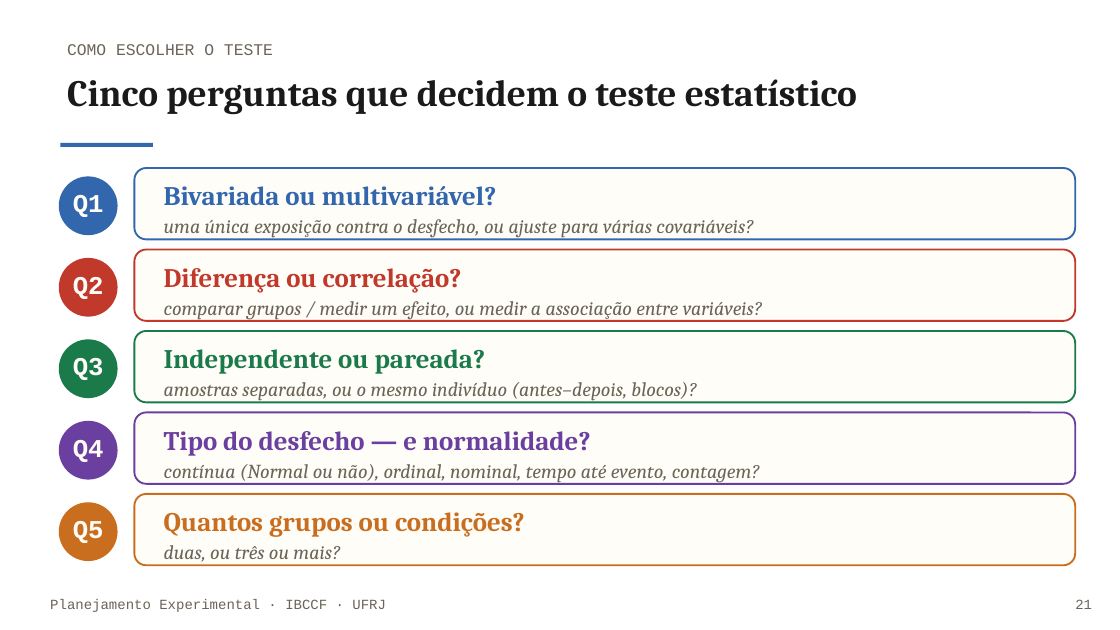
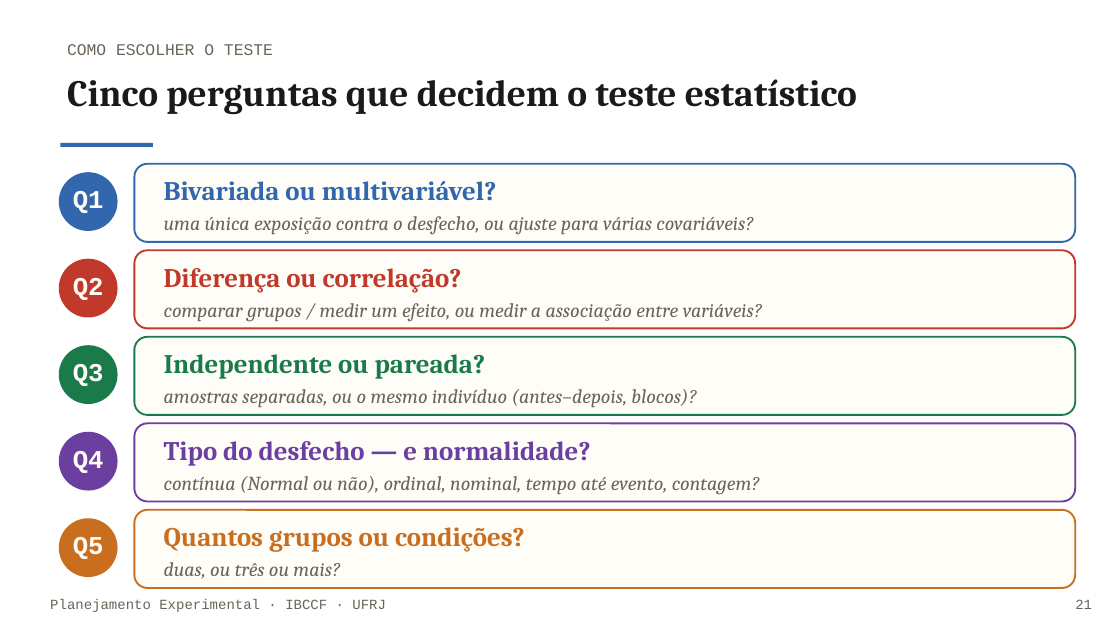
Before and after one commit to monteirotorres/biostat, a slide deck: slide 22 of planejamento_experimental_slides.pptx. Drawn at 1120x630 pixels with LibreOffice and Linux fonts; fonts in the diff are those of the drawing; background and template pictures are left out. Boxes give left, top, right and bottom in pixels: in the first picture for what was removed or moved away, otherwise in the second. Text is boxed around its words. In the diff, an @@ line names an element or a change of style, - is before the commit and + after.

```diff
--- a/planejamento_experimental_slides.pptx
+++ b/planejamento_experimental_slides.pptx
@@ 3 texts, 1 ellipse: place and size @@
-3 texts, 1 ellipse at (59, 176, 753, 239)
+3 texts, 1 ellipse at (59, 172, 753, 235)
@@ rounded rectangle: place and size @@
-rounded rectangle at (134, 168, 1075, 239)
+rounded rectangle at (134, 164, 1075, 242)
@@ rounded rectangle: place and size @@
-rounded rectangle at (134, 250, 1075, 321)
+rounded rectangle at (134, 250, 1075, 329)
@@ 3 texts, 1 ellipse: place and size @@
-3 texts, 1 ellipse at (59, 339, 696, 402)
+3 texts, 1 ellipse at (59, 345, 696, 408)
@@ rounded rectangle: place and size @@
-rounded rectangle at (134, 331, 1075, 402)
+rounded rectangle at (134, 337, 1075, 415)
@@ 3 texts, 1 ellipse: place and size @@
-3 texts, 1 ellipse at (59, 421, 760, 484)
+3 texts, 1 ellipse at (59, 432, 760, 495)
@@ rounded rectangle: place and size @@
-rounded rectangle at (134, 413, 1075, 484)
+rounded rectangle at (134, 423, 1075, 502)
@@ 3 texts, 1 ellipse: place and size @@
-3 texts, 1 ellipse at (59, 502, 525, 565)
+3 texts, 1 ellipse at (59, 518, 525, 579)
@@ rounded rectangle: place and size @@
-rounded rectangle at (134, 494, 1075, 565)
+rounded rectangle at (134, 510, 1075, 588)
```
Also in this commit, not shown: 6 other slides changed, 1 other file.
